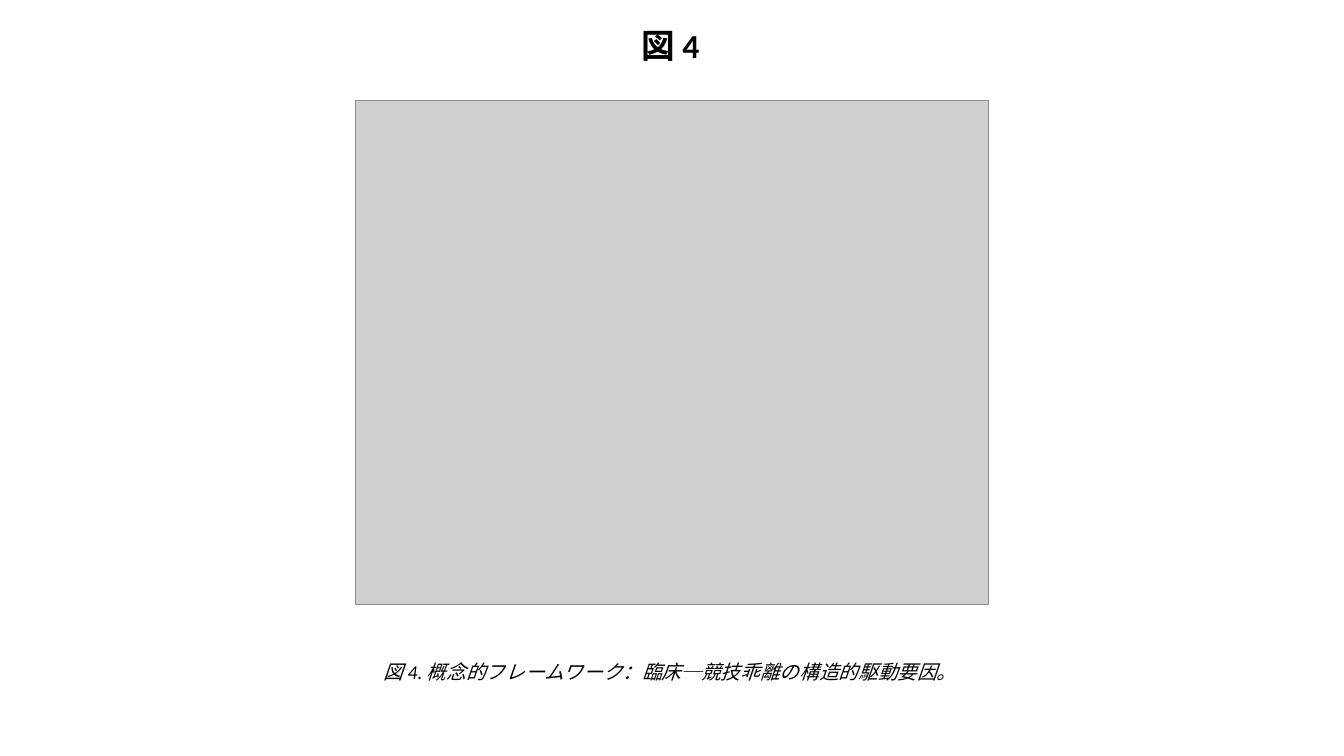
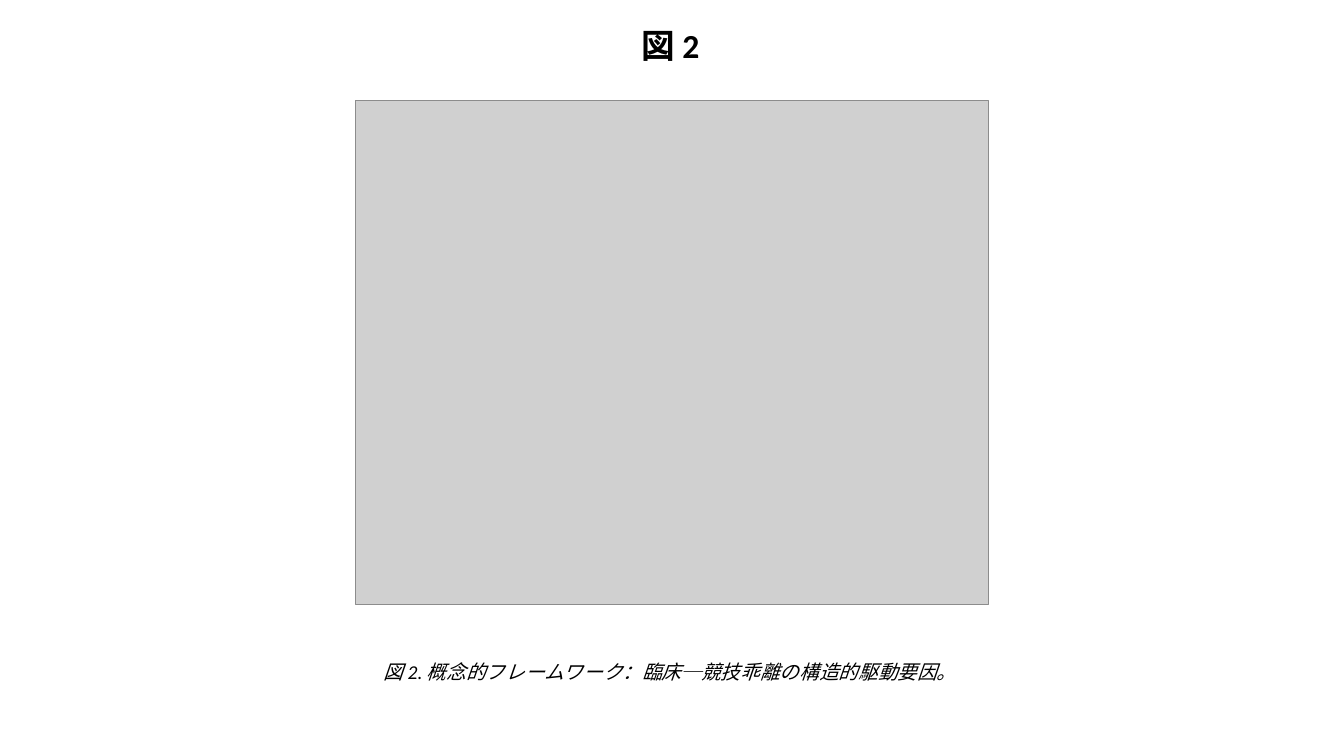
Before and after one commit to bougtoir/wada-tue-scoping-review, a slide deck: slide 2 of wada-tue-scoping-review/manuscripts/SCJ_Figures_Japanese.pptx (slide 4 before the commit). Drawn at 1344x756 pixels with LibreOffice and Linux fonts; fonts in the diff are those of the drawing; grey boxes stand for pictures. Boxes give left, top, right and bottom in pixels: in the first picture for what was removed or moved away, otherwise in the second. Text is boxed around its words. In the diff, an @@ line names an element or a change of style, - is before the commit and + after.

```diff
--- a/wada-tue-scoping-review/manuscripts/SCJ_Figures_Japanese.pptx
+++ b/wada-tue-scoping-review/manuscripts/SCJ_Figures_Japanese.pptx
@@ text at (641,31,699,61): text changed @@
-図 4
+図 2
@@ text at (384,662,957,681): text changed @@
-図 4. 概念的フレームワーク：臨床─競技乖離の構造的駆動要因。
+図 2. 概念的フレームワーク：臨床─競技乖離の構造的駆動要因。
```
Also in this commit, not shown: 2 other slides changed, 19 other files.
